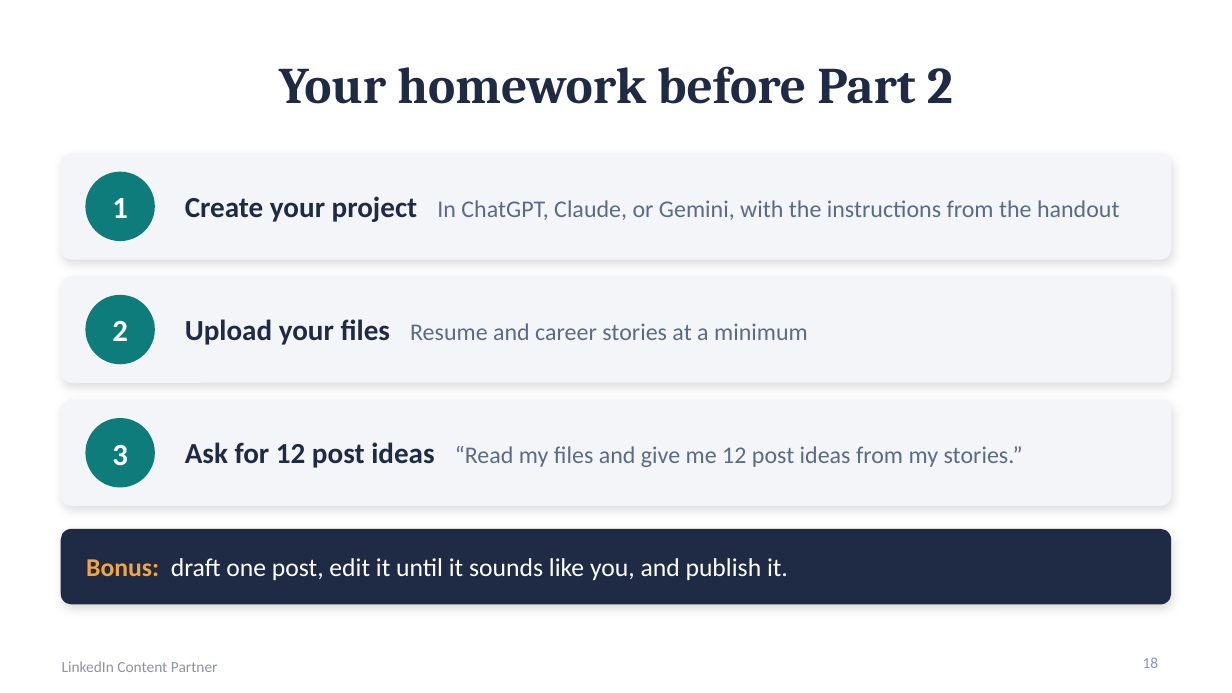
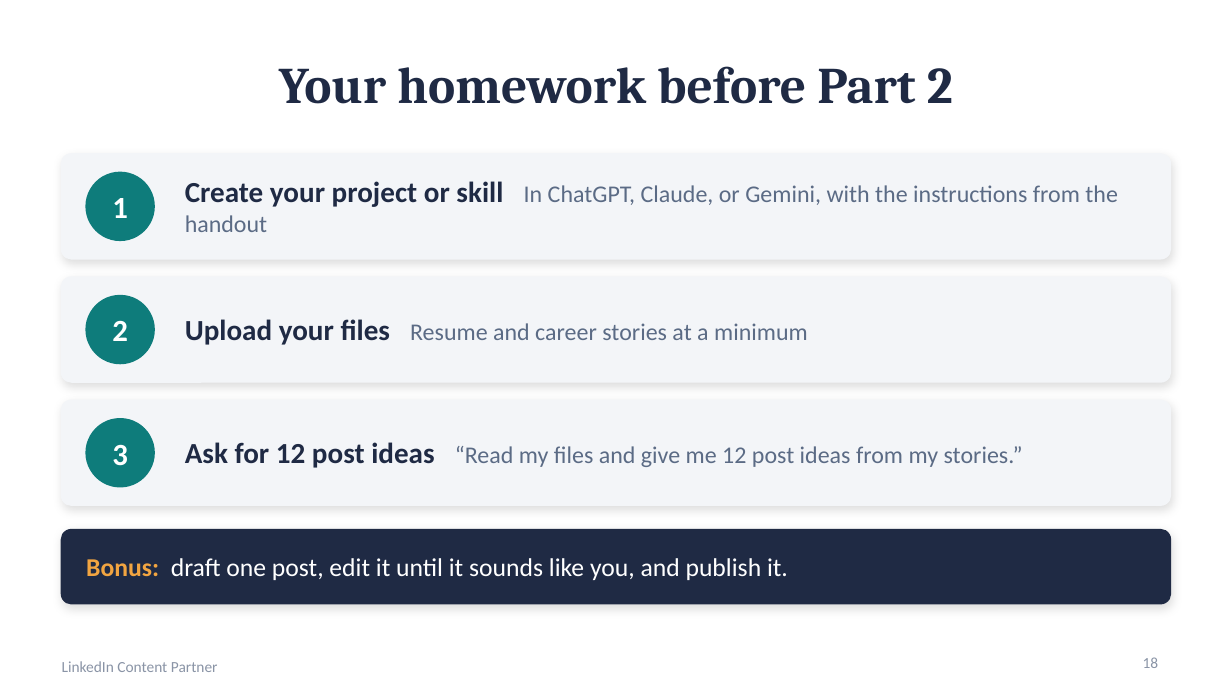
Before and after one commit to crystaljonespmp/LinkedIn-Content-Partner, a slide deck: slide 18 of PowerPoint/LinkedIn-Content-Partner-Setup-Slides.pptx. Drawn at 1232x693 pixels with LibreOffice and Linux fonts; fonts in the diff are those of the drawing. Boxes give left, top, right and bottom in pixels: in the first picture for what was removed or moved away, otherwise in the second. Text is boxed around its words. In the diff, an @@ line names an element or a change of style, - is before the commit and + after.

```diff
--- a/PowerPoint/LinkedIn-Content-Partner-Setup-Slides.pptx
+++ b/PowerPoint/LinkedIn-Content-Partner-Setup-Slides.pptx
@@ text at [185,181,1118,232]: text changed @@
-Create your project In ChatGPT, Claude, or Gemini, with the instructions from the handout
+Create your project or skill In ChatGPT, Claude, or Gemini, with the instructions from the handout
```
Also in this commit, not shown: 3 other slides changed, 3 other files.
